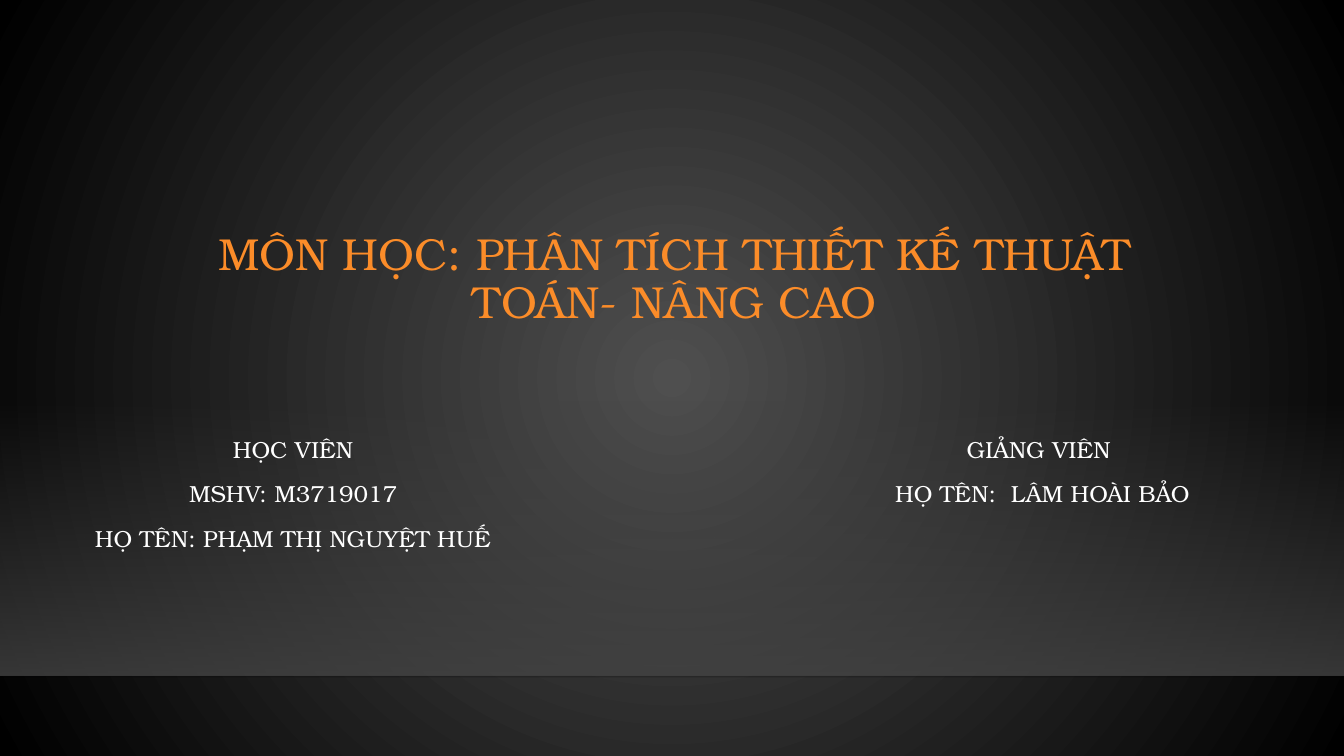
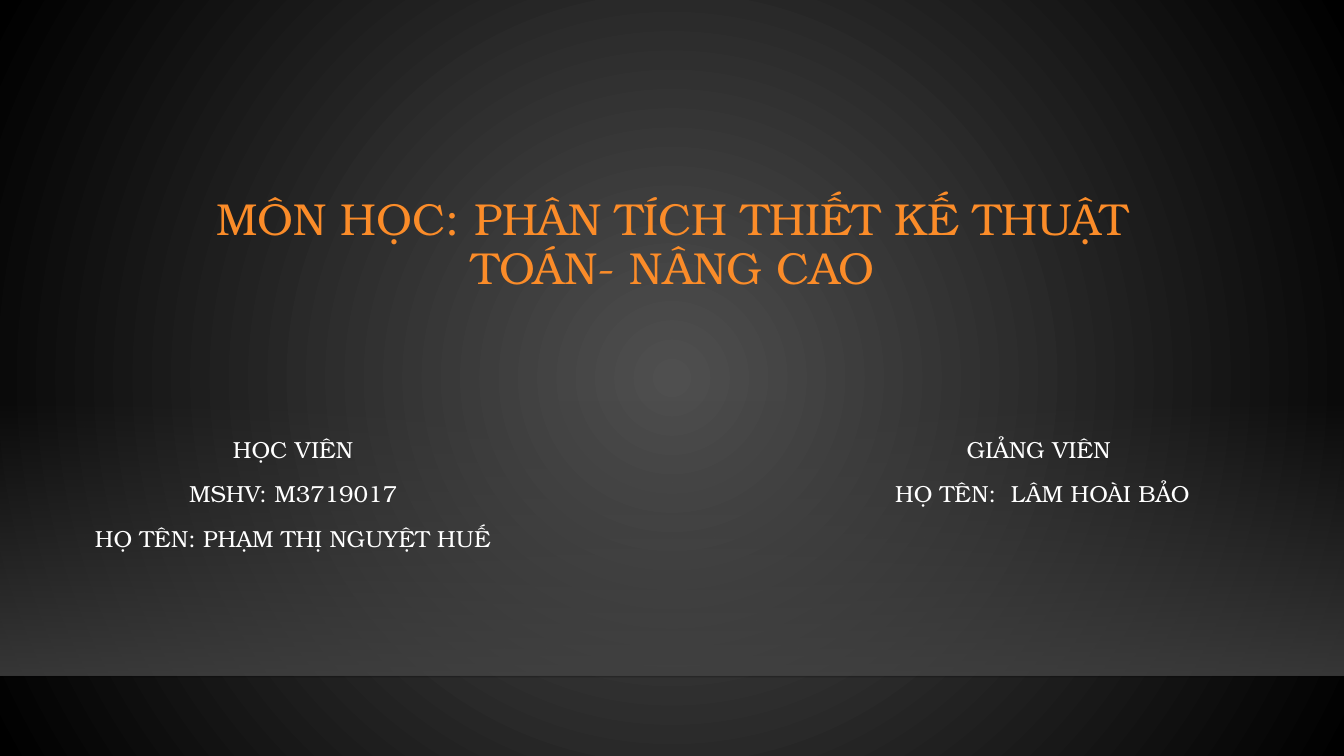
Before and after one commit to NguyetHue/PTTK_TTNC, a slide deck: slide 1 of BaoCao.pptx. Drawn at 1344x756 pixels with LibreOffice and Linux fonts; fonts in the diff are those of the drawing; background and template pictures are left out. Boxes give left, top, right and bottom in pixels: in the first picture for what was removed or moved away, otherwise in the second. Text is boxed around its words. In the diff, an @@ line names an element or a change of style, - is before the commit and + after.

```diff
--- a/BaoCao.pptx
+++ b/BaoCao.pptx
@@ title "MÔN HỌC: PHÂN TÍCH THIẾT ...": place and size @@
-title "MÔN HỌC: PHÂN TÍCH THIẾT ..." at (218,228,1131,319)
+title "MÔN HỌC: PHÂN TÍCH THIẾT ..." at (216,194,1129,285)
```
Also in this commit, not shown: 2 slides added, 2 slides removed, 11 other files.
